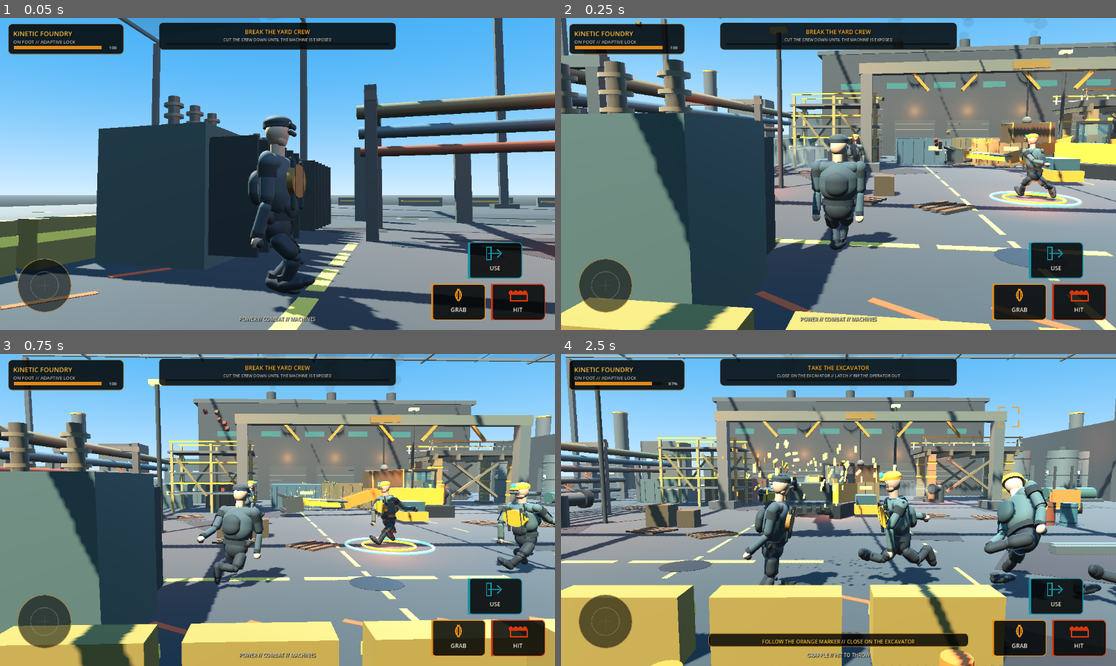
Above: before the commit, frames 1-4 (two rows, left to right).
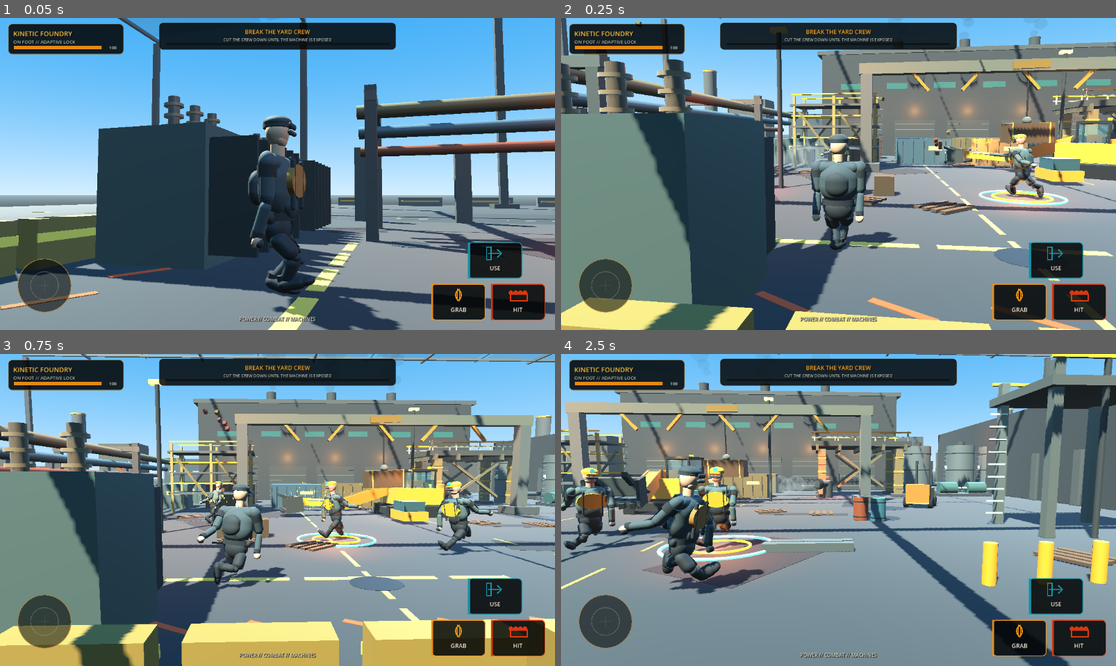
Above: after the commit, the same moments.

Repository: IssisX/kinetic-foundry-
Game: Godot game, scene res://Main.tscn
Same seed, same stepped clock (60 frames per second), same inputs: the game is played once before the commit and once after it.
Inputs (mouse positions are in pixels of both pictures, inside the frame that each line leads up to):
- Up to frame 1 (0.05 s): no input
- Up to frame 2 (0.25 s): no input
- Up to frame 3 (0.75 s): move the mouse to (399, 494) at 0.52 s; hold D from 0.53 s (still down); hold E from 0.53 s (still down); click (399, 494) at 0.67 s
- Up to frame 4 (2.5 s): release D at 1.25 s; release E at 1.25 s; drag from (727, 525) to (810, 572) at 1.27 s; move the mouse to (894, 441) at 2.02 s; hold D from 2.03 s (still down); hold K from 2.03 s (still down)

Frame 1 is identical in both runs. In frame 2, 1.7% of the frame differs, in the area x 46-94%, y 36-61%; in frame 3, 5.5%; in frame 4, 70%, in the area x 0-100%, y 0-100%.

Commit message:
Wire continuous solver skin into breach gate

Diff:
--- a/scripts/world_breach_zone.gd
+++ b/scripts/world_breach_zone.gd
@@ -2,12 +2,18 @@
 
 const GeomUtil = preload("res://scripts/geom.gd")
 const BreakableGateScript = preload("res://scripts/breakable_gate.gd")
+const GateDeformationView = preload(
+    "res://scripts/gate_deformation_view.gd"
+)
 
 func _ready() -> void:
     name = "BreachLane"
     var gate := BreakableGateScript.new()
     gate.position = Vector3(0.0, 0.0, 23.5)
     add_child(gate)
+    var gate_view := GateDeformationView.new()
+    gate.add_child(gate_view)
+    gate_view.bind(gate)
     for x in [-5.4, 5.4]:
         GeomUtil.static_box(
             self,
